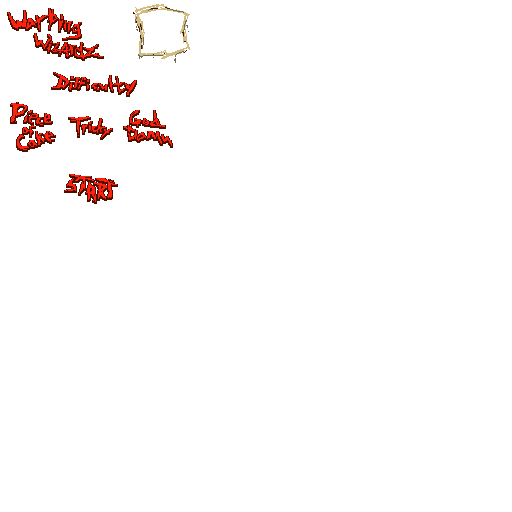
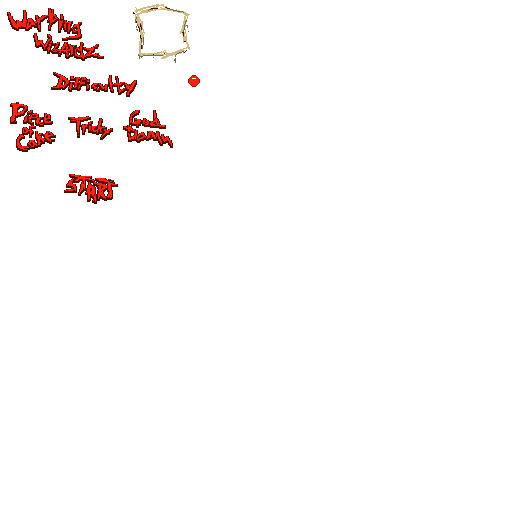
Comparing the layer stacks of the two 512x512 images. Changes:
painted on "Layer 16" over box(188, 75, 200, 87)
